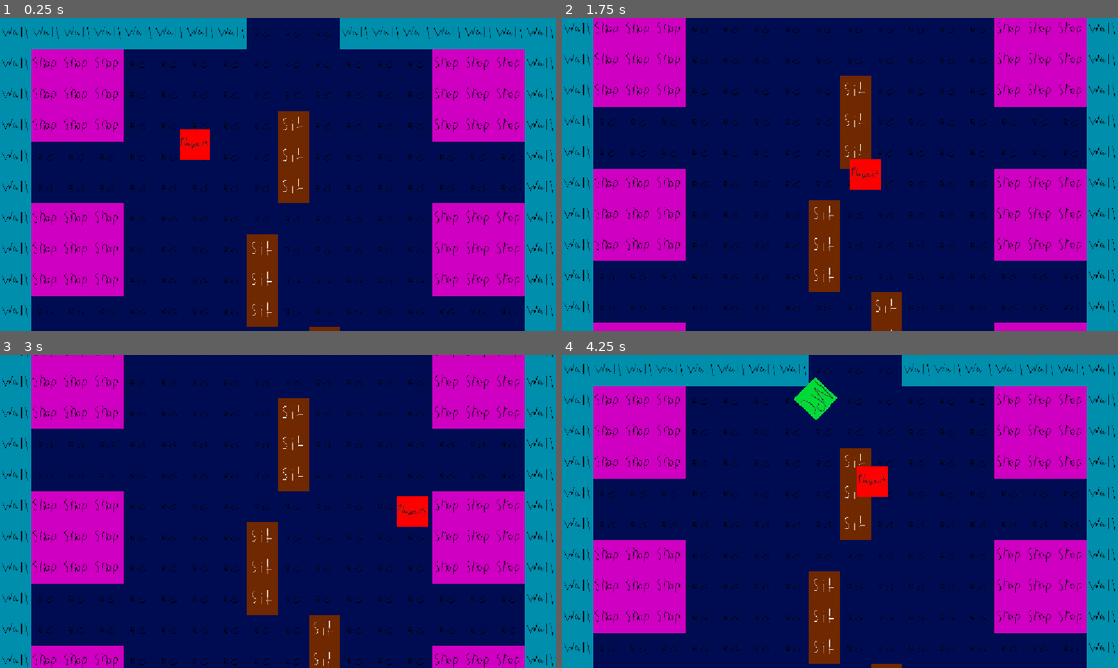
Above: before the commit, frames 1-4 (two rows, left to right).
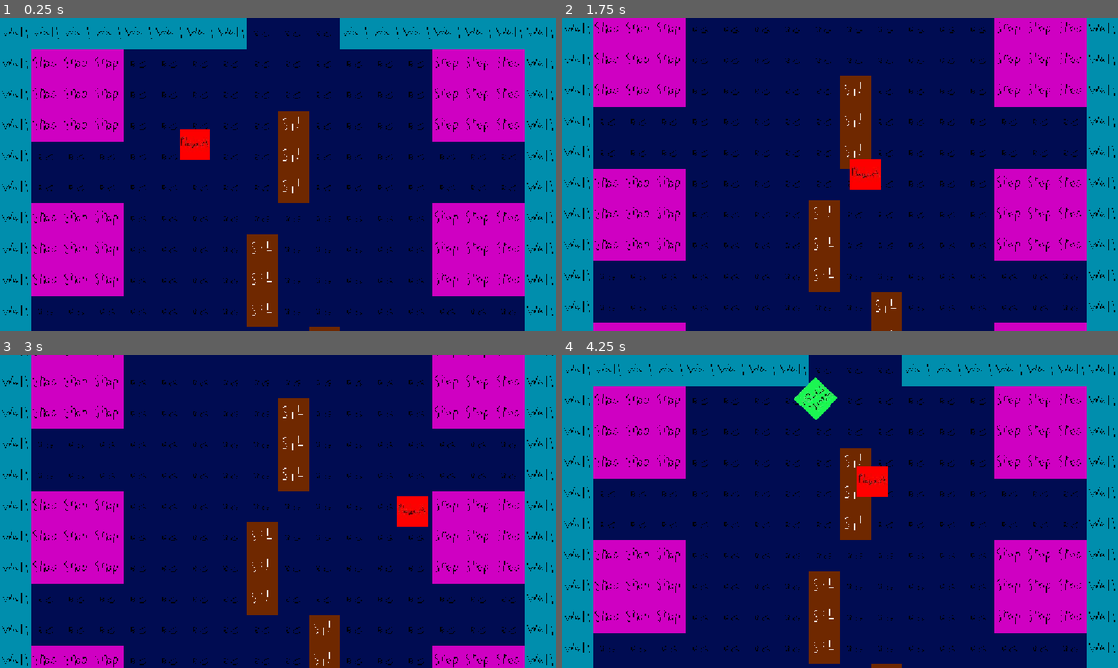
Above: after the commit, the same moments.

Repository: GayassKnight/ghostie-game-2026
Game: Godot game, scene res://Scenes/game.tscn
Two runs of this game, one before a commit and one after it. Both use one fixed random seed, a clock stepped at 60 frames per second and the inputs below.
Inputs:
- Up to frame 1 (0.25 s): no input
- Up to frame 2 (1.75 s): tap Enter at 0.5 s; hold Right (Right) 0.53-1.28 s; hold Down (Down) from 1.28 s (still down)
- Up to frame 3 (3 s): release Down (Down) at 2.03 s; hold Right (Right) 2.03-2.78 s; hold Up (Up) from 2.78 s (still down)
- Up to frame 4 (4.25 s): release Up (Up) at 3.53 s; hold A (Left) from 3.53 s (still down)

The runs differ from the first frame. In frame 1, 3.1% of the frame differs, in the area x 0-100%, y 2-96%; in frame 2, 2.9%; in frame 3, 2.9%; in frame 4, 3.6%.

Commit message:
NPC Sprite change "Animation" added
Added an animation sprite for the NPCs which is quite simple, added the walking animation and idle animation to the NPC so the image changes. Might make some more debug ones later on.

Diff:
--- a/Scenes/human_npc.tscn
+++ b/Scenes/human_npc.tscn
@@ -3,14 +3,62 @@
 [ext_resource type="Texture2D" uid="uid://b6vt8du7gt16e" path="res://Assets/npc_sprite.jpg" id="1_2wtwj"]
 [ext_resource type="Script" uid="uid://bca1jciko54dt" path="res://Scripts/human_npc.gd" id="1_jiiee"]
 
+[sub_resource type="AtlasTexture" id="AtlasTexture_jiiee"]
+atlas = ExtResource("1_2wtwj")
+region = Rect2(0, 64, 64, 64)
+
+[sub_resource type="AtlasTexture" id="AtlasTexture_qkaym"]
+atlas = ExtResource("1_2wtwj")
+region = Rect2(0, 0, 64, 64)
+
+[sub_resource type="AtlasTexture" id="AtlasTexture_mciwj"]
+atlas = ExtResource("1_2wtwj")
+region = Rect2(64, 0, 64, 64)
+
+[sub_resource type="SpriteFrames" id="SpriteFrames_8qmx4"]
+animations = [{
+"frames": [{
+"duration": 1.0,
+"texture": SubResource("AtlasTexture_jiiee")
+}],
+"loop": 1,
+"name": &"Detected",
+"speed": 5.0
+}, {
+"frames": [{
+"duration": 1.0,
+"texture": SubResource("AtlasTexture_qkaym")
+}],
+"loop": 1,
+"name": &"Idle",
+"speed": 5.0
+}, {
+"frames": [],
+"loop": 1,
+"name": &"Possesed",
+"speed": 5.0
+}, {
+"frames": [{
+"duration": 1.0,
+"texture": SubResource("AtlasTexture_mciwj")
+}],
+"loop": 1,
+"name": &"Walking",
+"speed": 5.0
+}]
+
 [sub_resource type="CircleShape2D" id="CircleShape2D_wowpa"]
 radius = 28.01785
+
+[sub_resource type="RectangleShape2D" id="RectangleShape2D_8qmx4"]
+size = Vector2(64, 64)
 
 [node name="HumanNPC" type="CharacterBody2D" unique_id=1217994032]
 script = ExtResource("1_jiiee")
 
-[node name="Sprite2D" type="Sprite2D" parent="." unique_id=280951372]
-texture = ExtResource("1_2wtwj")
+[node name="AnimatedSprite2D" type="AnimatedSprite2D" parent="." unique_id=1281725094]
+sprite_frames = SubResource("SpriteFrames_8qmx4")
+animation = &"Detected"
 
 [node name="CollisionShape2D" type="CollisionShape2D" parent="." unique_id=148475865]
 shape = SubResource("CircleShape2D_wowpa")
@@ -19,5 +67,11 @@
 
 [node name="IdleTimer" type="Timer" parent="." unique_id=1254582068]
 
+[node name="Area2D" type="Area2D" parent="." unique_id=1220273310]
+
+[node name="Area2DShape" type="CollisionShape2D" parent="Area2D" unique_id=374601221]
+shape = SubResource("RectangleShape2D_8qmx4")
+
 [connection signal="navigation_finished" from="NavigationAgent2D" to="." method="_on_navigation_agent_2d_navigation_finished"]
 [connection signal="timeout" from="IdleTimer" to="." method="_on_idle_timer_timeout"]
+[connection signal="body_entered" from="Area2D" to="." method="_on_area_2d_player_entered"]
--- a/Scripts/human_npc.gd
+++ b/Scripts/human_npc.gd
@@ -7,6 +7,7 @@
 #Onready variables
 @onready var navigation_agent_2d: NavigationAgent2D = $NavigationAgent2D
 @onready var idle_timer: Timer = $IdleTimer
+@onready var animated_sprite: AnimatedSprite2D = $AnimatedSprite2D
 
 #Regular variables
 const SPEED = 100
@@ -14,6 +15,7 @@
 var current_state: HumanStates
 var current_destination:Marker2D
 
+#Ready and Physics functions
 func _ready() -> void:
 	_set_state(HumanStates.IDLE)
 
@@ -32,20 +34,19 @@
 		HumanStates.POSSESED:
 			pass
 
+#Custom functions
 func _set_state(new_state:HumanStates) -> void:
 	current_state = new_state
 
 	match current_state:
 		HumanStates.IDLE:
 			idle_timer.start(1 + randf())
+			animated_sprite.play("Idle")
 			pass
 		HumanStates.WALKING:
-			pass
+			animated_sprite.play("Walking")
 		HumanStates.POSSESED:
 			pass
-
-func _on_idle_timer_timeout() -> void:
-	choose_next_state()
 
 func choose_next_state() -> void:
 	if current_state == HumanStates.IDLE:
@@ -53,6 +54,12 @@
 		navigation_agent_2d.target_position = current_destination.global_position
 		_set_state(HumanStates.WALKING)
 
+#Connected Signals
+func _on_idle_timer_timeout() -> void:
+	choose_next_state()
 
 func _on_navigation_agent_2d_navigation_finished() -> void:
 	_set_state(HumanStates.IDLE)
+
+func _on_area_2d_player_entered(body: Player) -> void:
+	pass # Replace with function body.
--- a/Scripts/player.gd
+++ b/Scripts/player.gd
@@ -1,4 +1,5 @@
 extends CharacterBody2D
+class_name Player
 
 const SPEED = 300.0
 
--- a/project.godot
+++ b/project.godot
@@ -59,4 +59,5 @@
 
 [rendering]
 
+textures/canvas_textures/default_texture_filter=0
 rendering_device/driver.windows="d3d12"
Binary file changed: Assets/npc_sprite.jpg
Not shown, changed: Assets/NPC.kra
Not shown, added: Assets/NPC.kra~
Not shown, added: Assets/npc_sprite.jpg~
